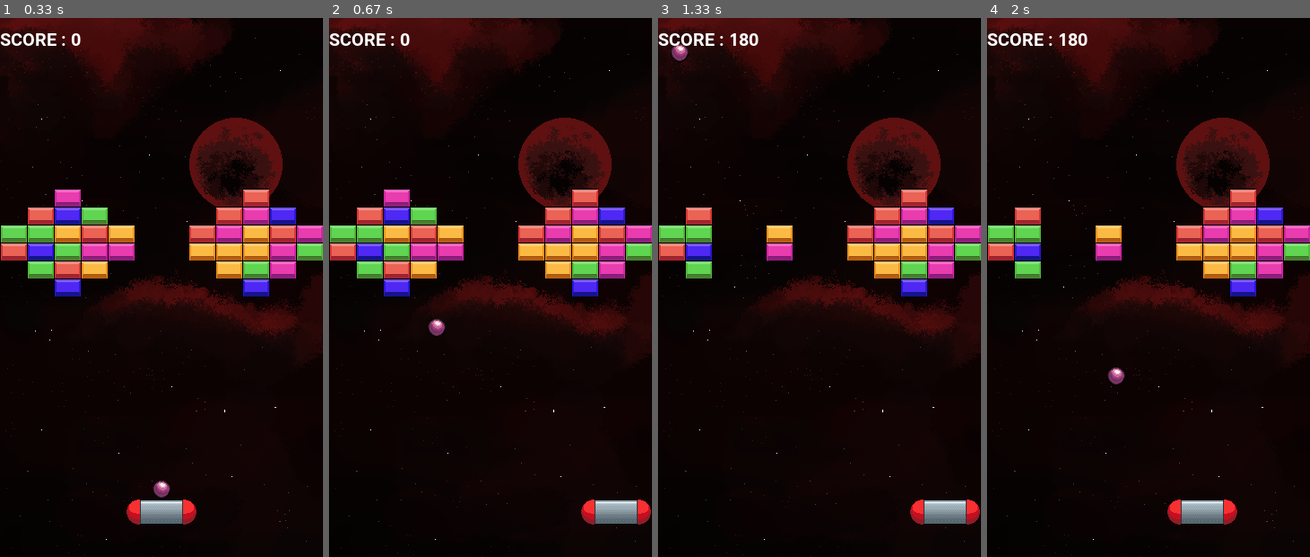
Above: before the commit, frames 1-4 (left to right).
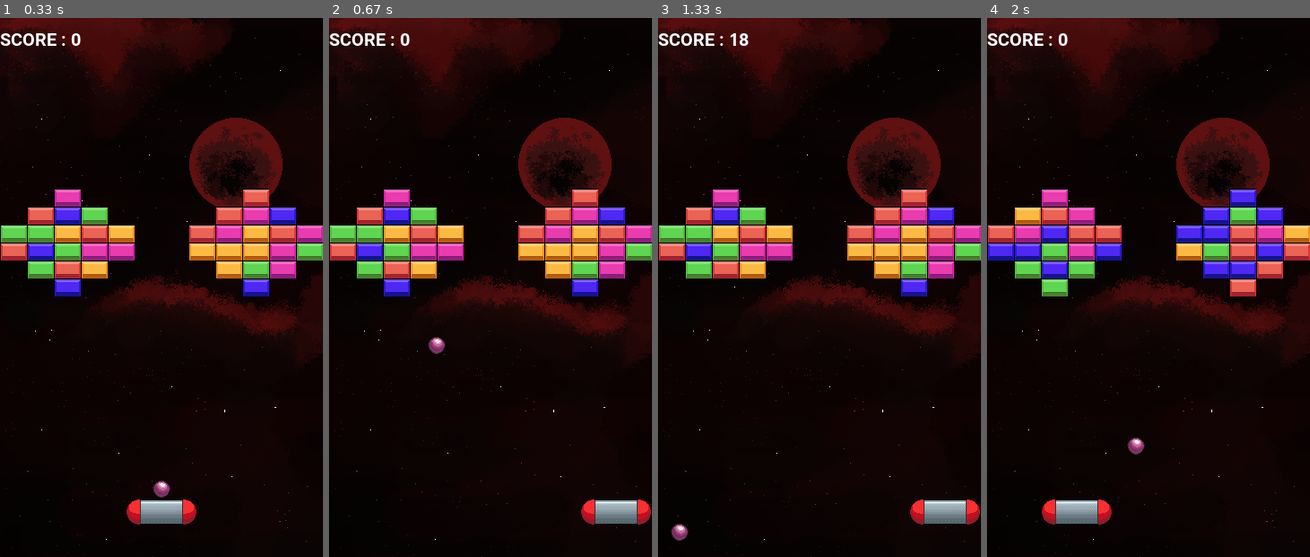
Above: after the commit, the same moments.

Repository: Tequila-Mockingbird-Chevaliers/pygameSummerJam
Game: pygame game, started from main.py
The game is run twice, just before and just after one commit, with the same random seed, the same clock (stepped at 60 frames per second) and the same inputs.
Inputs:
- Up to frame 1 (0.33 s): no input
- Up to frame 2 (0.67 s): hold Space from 0.33 s (still down); hold Right from 0.33 s (still down)
- Up to frame 3 (1.33 s): release Space at 0.8 s; release Right at 0.8 s
- Up to frame 4 (2 s): hold Right 1.33-1.8 s; tap Space at 1.4, 1.7, 1.9 s; hold Left from 1.83 s (still down)

Frame 1 is identical in both runs. In frame 2, 0.3% of the frame differs, in the area x 30-37%, y 55-63%; in frame 3, 2.6%; in frame 4, 10%, in the area x 0-100%, y 2-94%.

Commit message:
Ball bounce back

Diff:
--- a/src/constants.py
+++ b/src/constants.py
@@ -14,7 +14,7 @@
 BRICK_WIDTH = BLOCK_WIDTH
 BRICK_HEIGHT = BLOCK_HEIGHT
 
-BALL_SPEED = 10
+BALL_SPEED = 8
 PADDLE_SPEED = 8
 SPACESHIP_SPAWN_TIMER = 3500
 SPACESHIP_SHOOT_TIMER = 2350
--- a/src/scenes/game_scene.py
+++ b/src/scenes/game_scene.py
@@ -124,6 +124,8 @@
         Handle ball-brick collision
         """
         self.game_state.assets.block_sound.play()
+        ball = self.game_state["ball"]
+        ball.direction.y *= -1
         self.game_state.remove_object(objects[1])
 
     def ball_spaceship_collision(self, objects):
@@ -131,6 +133,8 @@
         Handle ball-spaceship collision
         """
         self.game_state.assets.tingle_sound.play()
+        ball = self.game_state["ball"]
+        ball.direction.y *= -1
         self.free_positions.add(objects[1].line)
         self.game_state.remove_object(objects[1])
 
